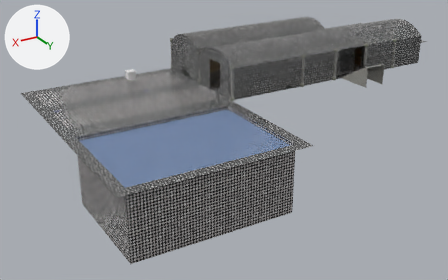
A saved change to the glTF model assets/glb/Level1.glb.
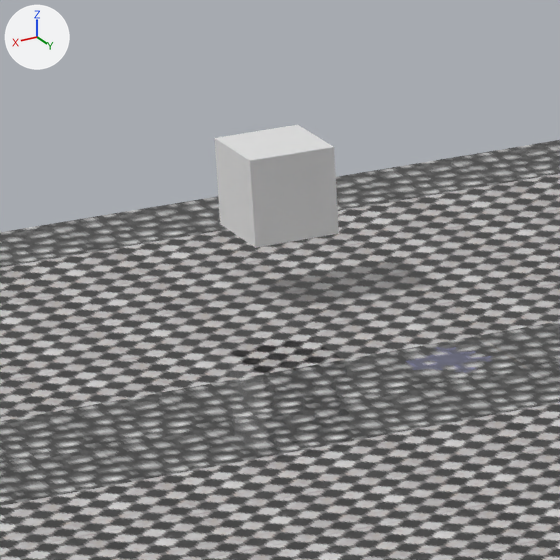
Each version appears first whole from a 50 mm camera at (44.2, 45.6, 19.1) aimed at (14.2, -4.3, -5.9), and next in a close-up on the part from 24% to 35% of the width and 21% to 39% of the height. Arrows for +X, +Y and +Z are at upper left; the lights stay in place. Objects named as collision shapes, trigger or cutter boxes, shadow casters or lower levels of detail are left out. Where no turn or scale is listed for an object, it has been applied to the vertices.

In view in the first close-up: 'ArchBase.003', 'Enemy.002'.
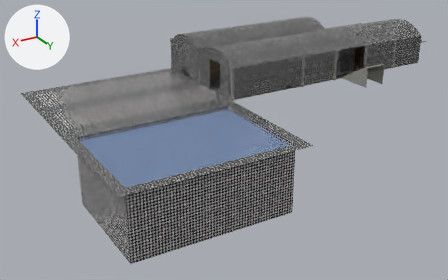
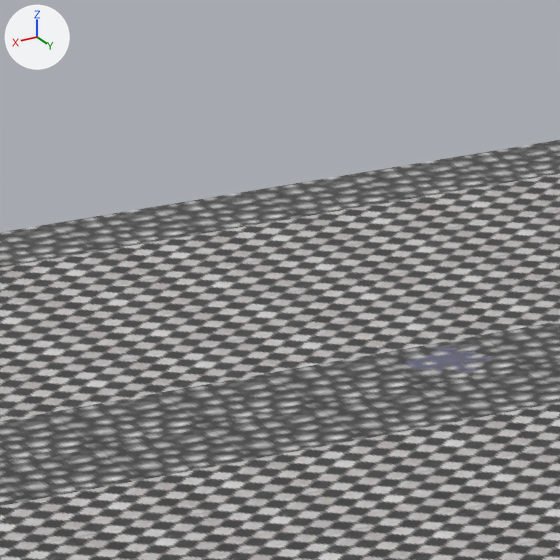
Edits to the scene script, one JSON object a line:
```json
{"op": "remove", "block": "ob_enemy_002", "code": ["ob_enemy_002 = bpy.data.objects.new('Enemy.002', me_cube_007)", "ob_enemy_002.location = (22.0, -9.0, 1.0)"]}
```

Where the change shows, as pixel boxes [x1, y1, x2, y2] in the close-ups (560 x 560 px):
```json
{"object": "Enemy.002", "change": "deleted", "before": [215, 125, 339, 248]}
```
